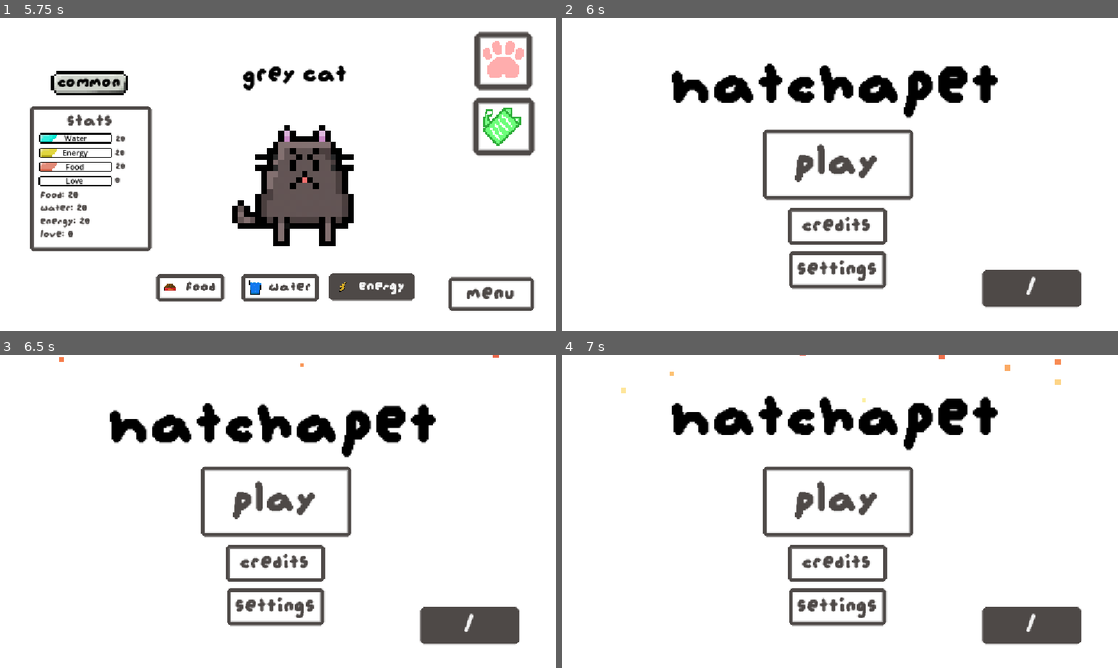
Above: before the commit, frames 1-4 (two rows, left to right).
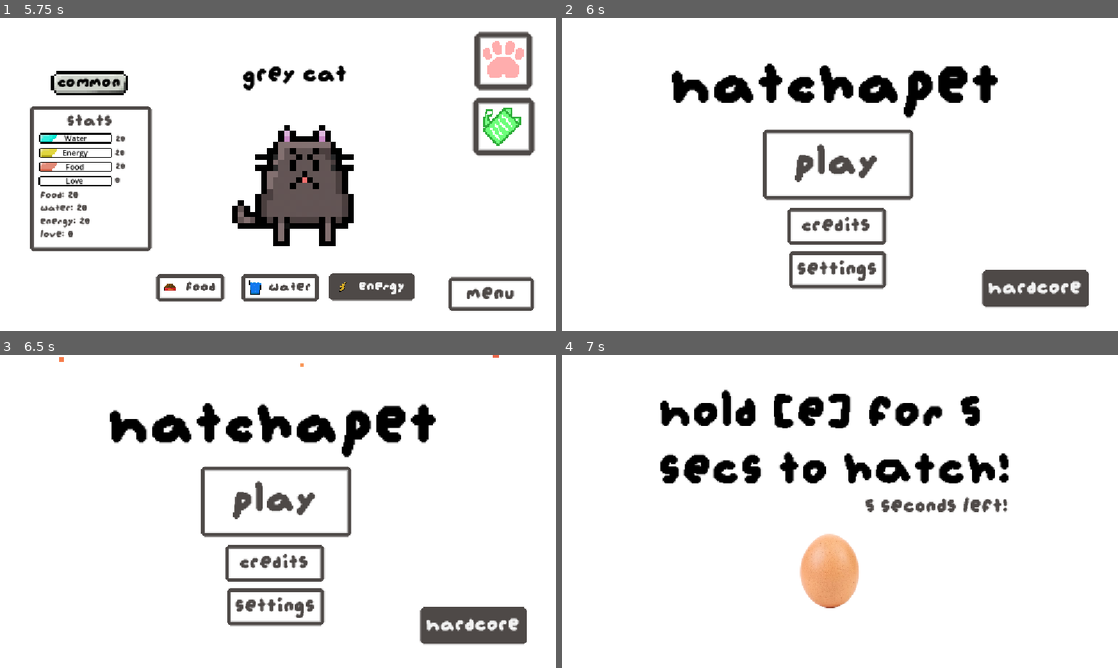
Above: after the commit, the same moments.

Repository: smallzdev/Tomagotchi-game
Game: Godot game, scene res://scenes/menus/main_game_scene.tscn
Same seed, same stepped clock (60 frames per second), same inputs: the game is played once before the commit and once after it. This scene is started directly instead of the project's main scene.
Inputs (mouse positions are in pixels of both pictures, inside the frame that each line leads up to):
- Up to frame 1 (5.75 s): click (505, 61) at 0.5 s; click "Next Page >" at 1.25 s; click "Next Page >" at 2 s; click "Back" at 2.75 s; click "food" at 3.5 s; click "water" at 4.25 s; click "energy" at 5 s
- Up to frame 2 (6 s): click "menu" at 5.75 s
- Up to frame 3 (6.5 s): no input
- Up to frame 4 (7 s): click (1034, 624) at 6.5 s, where only the run before the commit has a clickable "/"

Frame 1 is identical in both runs. In frame 2, 0.8% of the frame differs, in the area x 40-95%, y 60-93%; in frame 3, 0.8%; in frame 4, 15%, in the area x 10-94%, y 0-93%.

Commit message:
Hardcore Mode
worked on hardcore mode, but its not entirely done yet.

Diff:
--- /dev/null
+++ b/hardcore_gameover.tscn
@@ -0,0 +1,106 @@
+[gd_scene format=3 uid="uid://mynhr4k4kviw"]
+
+[ext_resource type="FontFile" uid="uid://dyibl4resr8wn" path="res://Resources/font/augiepixel.ttf" id="1_kvcsj"]
+[ext_resource type="Script" uid="uid://dhismqn5ngu3j" path="res://scripts/menu_button.gd" id="2_nfs5h"]
+
+[sub_resource type="CanvasTexture" id="CanvasTexture_1kjw7"]
+specular_color = Color(0.95686275, 0.95686275, 0.95686275, 1)
+
+[sub_resource type="StyleBoxFlat" id="StyleBoxFlat_4doys"]
+bg_color = Color(0.38431373, 0.38431373, 0.38431373, 0)
+border_width_left = 8
+border_width_top = 8
+border_width_right = 8
+border_width_bottom = 8
+border_color = Color(0.30588236, 0.28627452, 0.2784314, 1)
+corner_radius_top_left = 5
+corner_radius_top_right = 5
+corner_radius_bottom_right = 5
+corner_radius_bottom_left = 5
+corner_detail = 1
+
+[sub_resource type="StyleBoxFlat" id="StyleBoxFlat_3bekm"]
+bg_color = Color(0.16818258, 0.15563756, 0.15061828, 1)
+border_width_left = 8
+border_width_top = 8
+border_width_right = 8
+border_width_bottom = 8
+border_color = Color(0.16862746, 0.15686275, 0.14901961, 1)
+corner_radius_top_left = 5
+corner_radius_top_right = 5
+corner_radius_bottom_right = 5
+corner_radius_bottom_left = 5
+corner_detail = 1
+
+[sub_resource type="StyleBoxFlat" id="StyleBoxFlat_jhi4d"]
+bg_color = Color(0.30588236, 0.28627452, 0.2784314, 1)
+border_width_left = 8
+border_width_top = 8
+border_width_right = 8
+border_width_bottom = 8
+border_color = Color(0.30588236, 0.28627452, 0.2784314, 1)
+corner_radius_top_left = 5
+corner_radius_top_right = 5
+corner_radius_bottom_right = 5
+corner_radius_bottom_left = 5
+corner_detail = 1
+
+[node name="Node2D" type="Node2D" unique_id=706710299]
+
+[node name="backgroundGradient" type="TextureRect" parent="." unique_id=794715450]
+offset_right = 1157.0
+offset_bottom = 652.0
+texture = SubResource("CanvasTexture_1kjw7")
+
+[node name="menuTitle" type="Label" parent="." unique_id=1077994887]
+offset_left = 3.0
+offset_top = 238.0
+offset_right = 1158.0
+offset_bottom = 351.0
+theme_override_colors/font_color = Color(0, 0, 0, 1)
+theme_override_fonts/font = ExtResource("1_kvcsj")
+theme_override_font_sizes/font_size = 150
+text = "Game over :("
+horizontal_alignment = 1
+
+[node name="Label" type="Label" parent="menuTitle" unique_id=524312810]
+layout_mode = 0
+offset_left = 6.0
+offset_top = -232.0
+offset_right = 1150.0
+offset_bottom = -167.0
+theme_override_colors/font_color = Color(0, 0, 0, 1)
+theme_override_fonts/font = ExtResource("1_kvcsj")
+theme_override_font_sizes/font_size = 31
+text = "You've failed hardcore mode by letting your stats reach 0 for more than 5 secconds. You can always try again, or maybe stick to the normal mode :)"
+autowrap_mode = 2
+
+[node name="menuButton" type="Button" parent="." unique_id=366902797]
+unique_name_in_owner = true
+offset_left = 378.0
+offset_top = 483.0
+offset_right = 556.0
+offset_bottom = 553.0
+theme_override_colors/font_color = Color(0.30588236, 0.28627452, 0.2784314, 1)
+theme_override_fonts/font = ExtResource("1_kvcsj")
+theme_override_font_sizes/font_size = 50
+theme_override_styles/normal = SubResource("StyleBoxFlat_4doys")
+theme_override_styles/pressed = SubResource("StyleBoxFlat_3bekm")
+theme_override_styles/hover = SubResource("StyleBoxFlat_jhi4d")
+text = "menu"
+script = ExtResource("2_nfs5h")
+
+[node name="menuButton3" type="Button" parent="." unique_id=745562849]
+unique_name_in_owner = true
+offset_left = 571.0
+offset_top = 485.0
+offset_right = 749.0
+offset_bottom = 555.0
+theme_override_colors/font_color = Color(0.30588236, 0.28627452, 0.2784314, 1)
+theme_override_fonts/font = ExtResource("1_kvcsj")
+theme_override_font_sizes/font_size = 50
+theme_override_styles/normal = SubResource("StyleBoxFlat_4doys")
+theme_override_styles/pressed = SubResource("StyleBoxFlat_3bekm")
+theme_override_styles/hover = SubResource("StyleBoxFlat_jhi4d")
+text = "replay"
+script = ExtResource("2_nfs5h")
--- a/scenes/menus/main_game_scene.tscn
+++ b/scenes/menus/main_game_scene.tscn
@@ -1103,5 +1103,10 @@
 horizontal_alignment = 1
 vertical_alignment = 1
 
+[node name="HardcoreTimer" type="Timer" parent="." unique_id=662359714]
+wait_time = 2.0
+autostart = true
+
 [connection signal="input_event" from="Area2D" to="Area2D" method="petting_love"]
 [connection signal="timeout" from="Timer" to="petsButton" method="_on_5s_timer_timeout"]
+[connection signal="timeout" from="HardcoreTimer" to="petsButton" method="_on_hardcore_timer_timeout"]
--- a/scenes/menus/main_menu.tscn
+++ b/scenes/menus/main_menu.tscn
@@ -101,9 +101,9 @@
 
 [node name="creditsButton" type="Button" parent="." unique_id=1151906000]
 unique_name_in_owner = true
-offset_left = 472.0
+offset_left = 471.0
 offset_top = 397.0
-offset_right = 677.0
+offset_right = 676.0
 offset_bottom = 474.0
 theme_override_colors/font_color = Color(0.30588236, 0.28627452, 0.2784314, 1)
 theme_override_fonts/font = ExtResource("1_ovrgc")
@@ -127,10 +127,11 @@
 theme_override_styles/hover = SubResource("StyleBoxFlat_kuhn2")
 text = "Settings"
 
-[node name="placeholderButton" type="Button" parent="." unique_id=420032364]
+[node name="hardcoreButton" type="Button" parent="." unique_id=420032364]
+unique_name_in_owner = true
 offset_left = 875.0
 offset_top = 526.0
-offset_right = 1080.0
+offset_right = 1096.0
 offset_bottom = 603.0
 theme_override_colors/font_color = Color(0.30588236, 0.28627452, 0.2784314, 1)
 theme_override_fonts/font = ExtResource("1_ovrgc")
@@ -138,7 +139,8 @@
 theme_override_styles/normal = SubResource("StyleBoxFlat_arevj")
 theme_override_styles/pressed = SubResource("StyleBoxFlat_imvie")
 theme_override_styles/hover = SubResource("StyleBoxFlat_kuhn2")
-text = "/"
+text = "Hardcore"
+script = ExtResource("1_xqga4")
 
 [node name="menuparticle" parent="." unique_id=977681208 instance=ExtResource("3_2o76q")]
 position = Vector2(580, 328)
--- a/scripts/global.gd
+++ b/scripts/global.gd
@@ -22,6 +22,9 @@
 var pet7owned = true
 var pet8owned = false
 
+# hardcore mode toggle
+var hardcore = false
+
 # trying to figure out oop ;-;
 var raritygacha = [
 	{"rarity": "common", "chance": 75},
--- a/scripts/main_game_buttons.gd
+++ b/scripts/main_game_buttons.gd
@@ -68,6 +68,7 @@
 		## await get_tree().create_timer(1).timeout
 		## petSprite.frame = 0
 	statUpdate()
+	spriteAnimation()
 
 func waterButton_pressed():
 	if Global.water <= 90:
@@ -77,6 +78,7 @@
 	elif Global.water >= 100:
 		Global.water = 100
 	statUpdate()
+	spriteAnimation()
 
 func energyButton_pressed():
 	if Global.energy <= 90:
@@ -86,6 +88,7 @@
 	elif Global.water >= 100:
 		Global.water = 100
 	statUpdate()
+	spriteAnimation()
 
 
 # Pet detecting thing.
@@ -207,18 +210,36 @@
 # because the slightest mistake breaks it.
 
 
+# not actually 5s anymore, but i cant be bothered
+# changing the signal name lol.
 func _on_5s_timer_timeout() -> void:
-	# decrease variables
-	if Global.water > 0:
-		Global.water -= 5
-	if Global.food > 0:
-		Global.food -= 5
-	if Global.love > 0:
-		Global.love -= 5
-	if Global.energy > 0:
-		Global.energy -= 5
-	statUpdate()
-	spriteAnimation()
+	if Global.hardcore == false:
+		# decrease variables
+		if Global.water > 0:
+			Global.water -= 5
+		if Global.food > 0:
+			Global.food -= 5
+		if Global.love > 0:
+			Global.love -= 5
+		if Global.energy > 0:
+			Global.energy -= 5
+		statUpdate()
+		spriteAnimation()
+
+func _on_hardcore_timer_timeout() -> void:
+	if Global.hardcore == true:
+		# decrease variables
+		if Global.water > 0:
+			Global.water -= 5
+		if Global.food > 0:
+			Global.food -= 5
+		if Global.love > 0:
+			Global.love -= 5
+		if Global.energy > 0:
+			Global.energy -= 5
+		statUpdate()
+		spriteAnimation()
+
 
 # WARNING: This function also appears in pet_sprite.gd
 # if editing this, make sure to also copy this code into
@@ -231,7 +252,7 @@
 	elif Global.water < 20 or Global.love < 20 or Global.energy < 20:
 		petSprite.frame = 3
 	# sprite animations for "meh"
-	elif Global.water < 50 or Global.love < 50 or Global.enery < 50:
+	elif Global.water < 50 or Global.love < 50 or Global.energy < 50:
 		petSprite.frame = 4
 	# anything else is happy.
 	elif Global.water > 50 or Global.love > 50 or Global.energy > 50:
--- a/scripts/main_menu_buttons.gd
+++ b/scripts/main_menu_buttons.gd
@@ -1,20 +1,25 @@
 extends Button
 
-@onready var gacha = preload("res://scenes/gacha.tscn")
 # Called when the node enters the scene tree for the first time.
 func _ready() -> void:
 	var playButton = %playButton
 	var creditsButton = %creditsButton
 	var settingsButton = %settingsButton
+	var hardcoreButton = %hardcoreButton
 	playButton.pressed.connect(play_button_pressed)
 	creditsButton.pressed.connect(credits_button_pressed)
 	settingsButton.pressed.connect(settings_button_pressed)
+	hardcoreButton.pressed.connect(hardcore_button_pressed)
 
 func play_button_pressed():
-	get_tree().change_scene_to_packed(gacha)
+	get_tree().call_deferred("change_scene_to_file", "res://scenes/gacha.tscn")
 
 func credits_button_pressed():
 	get_tree().change_scene_to_file("res://scenes/menus/credits.tscn")
 
 func settings_button_pressed():
 	get_tree().change_scene_to_file("res://scenes/menus/settings.tscn")
+
+func hardcore_button_pressed():
+	Global.hardcore = true
+	get_tree().call_deferred("change_scene_to_file", "res://scenes/gacha.tscn")
